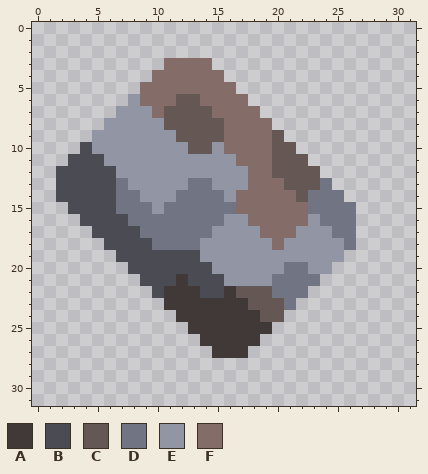
One commit to this pixel-art sprite: assets/sprites/items/iron.png. The picture above is the old version.
The file is 32x32 pixels.
Palette (. is transparent): A #403937  B #4b4c53  C #655753  D #717482  E #9295a3  F #846d68
Pixels before, first column x 2:
 3 .........FFFF............
 4 ........FFFFFF...........
 5 .......FFFFFFFF..........
 6 ......EFFFCCFFFF.........
 7 .....EEEFCCCCFFFF........
 8 ....EEEEECCCCCFFFF.......
 9 ...EEEEEEECCCCFFFFC......
10 ..BEEEEEEEECCEFFFFCC.....
11 .BBBEEEEEEEEEEEFFFCCC....
12 BBBBBEEEEEEEEEEEFFCCCC...
13 BBBBBDEEEEEDDEEEFFFCCCD..
14 BBBBBDDEEEDDDDEFFFFFCDDD.
15 .BBBBDDDEDDDDDDFFFFFFDDDD
16 ..BBBBDDDDDDDDEEFFFFFEDDD
17 ...BBBBDDDDDDEEEEFFFEEEDD
18 ....BBBBDDDDEEEEEEFEEEEED
19 .....BBBBBBBEEEEEEEEEEEE.
20 ......BBBBBBBEEEEEEDDEE..
21 .......BBBABBBEEEEDDDD...
22 ........BAAABBACCCDDD....
23 .........AAAAAAACCCD.....
24 ..........AAAAAAACC......
25 ...........AAAAAAA.......
26 ............AAAAA........
27 .............AAA.........
And afterwards:
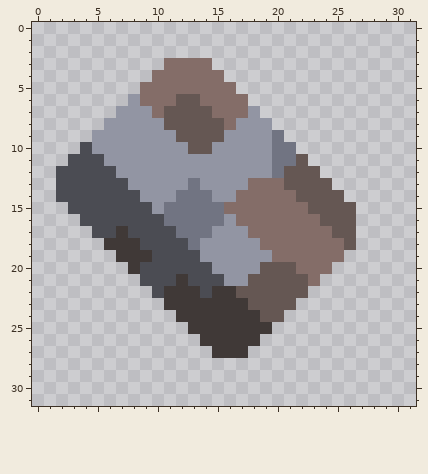
The exact change:
Changed rows in their new state; - is an unchanged pixel.
first column x 6:
 7 ------------E--------
 8 -----------EEE-------
 9 ----------EEEED------
10 ----------EEEEDD-----
11 -----------EEEDD-----
12 ------------EED------
13 -B------E---------C--
14 -BB------E-------CCC-
15 -BBB------F------CCCC
16 --BBB------F-----FCCC
17 -A-BBB------F---FFFCC
18 AAA-BBB------F-FFFFFC
19 -AAA----------FFFFFF-
20 --A----------CCCFFF--
21 ------------CCCCCF---
22 ---------A----CCC----
23 ---------------C-----
Boxes around the changes in both pictures, in picture pixels (x1, y1, x2, y2):
changed: (104, 106, 356, 310)
